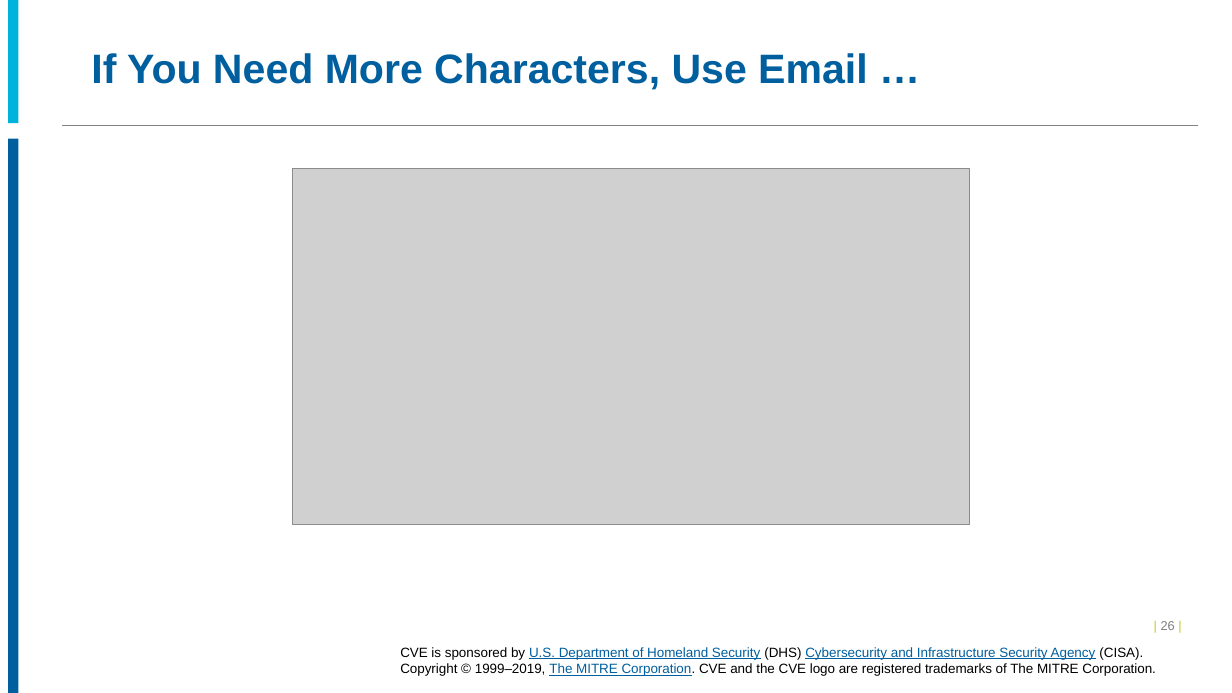
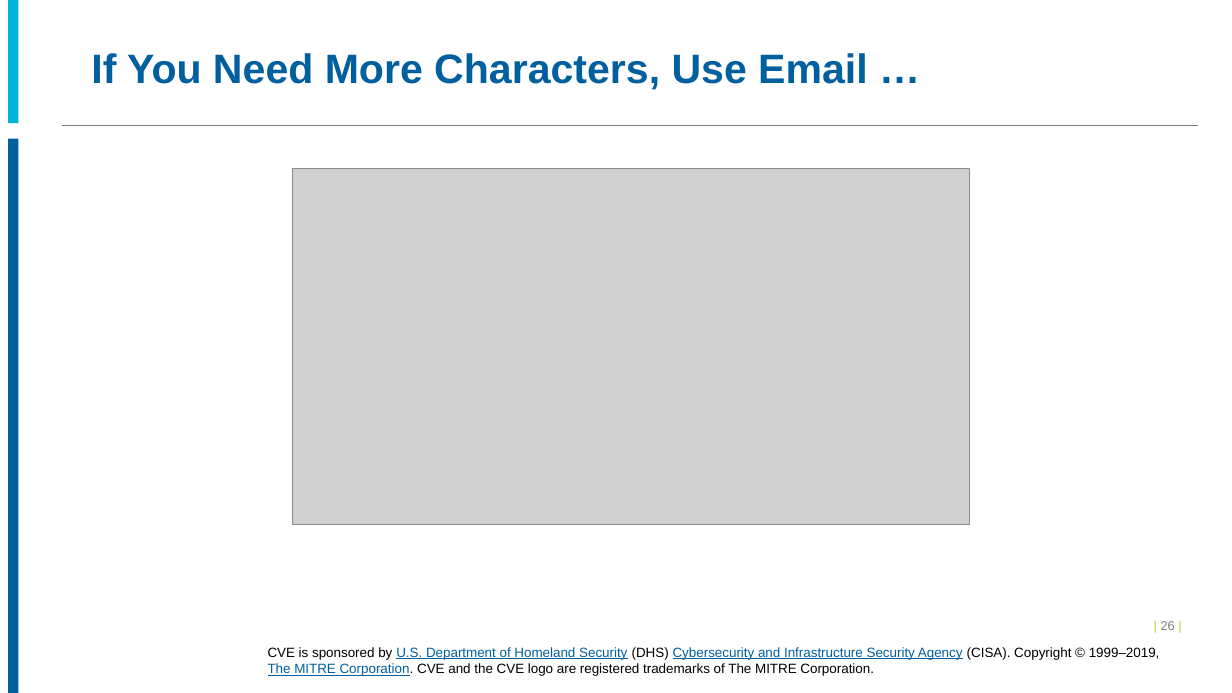
Before and after one commit to CVEProject/cveproject.github.io, a slide deck: slide 26 of docs/cna/CVE_Entry_Submission_Process.pptx. Drawn at 1232x693 pixels with LibreOffice and Linux fonts; fonts in the diff are those of the drawing; grey boxes stand for pictures; background and template pictures are left out. Boxes give left, top, right and bottom in pixels: in the first picture for what was removed or moved away, otherwise in the second. Text is boxed around its words. In the diff, an @@ line names an element or a change of style, - is before the commit and + after.

```diff
--- a/docs/cna/CVE_Entry_Submission_Process.pptx
+++ b/docs/cna/CVE_Entry_Submission_Process.pptx
@@ text "CVE is sponsored by U.S. ..." rewrapped from [400,647,1156,676] to [268,647,1160,676] @@
```
Also in this commit, not shown: 46 other slides changed.
